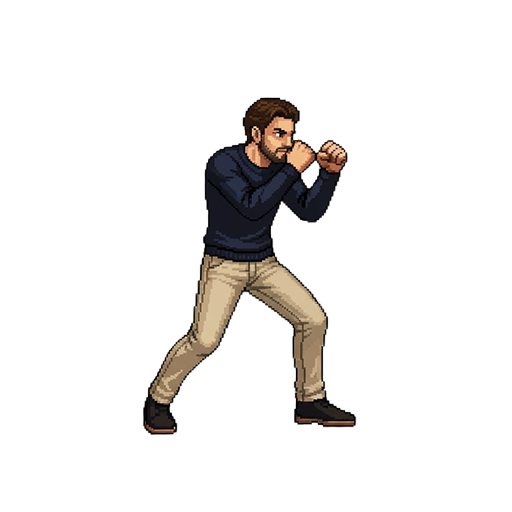
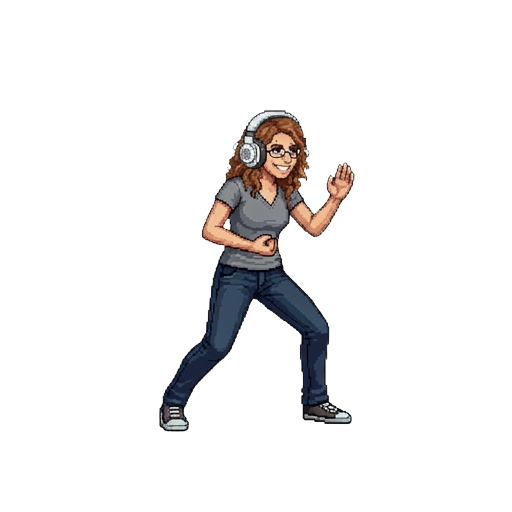
The second (512, 512) image is a revision of the first. Changes to its layers:
hid group "TOMMASO" (1 layers) over [142, 97, 357, 435]
showed group "Chiara Molina" (1 layers) over [158, 109, 356, 433]
renamed "Chiara" to "chiara-molina-2", painted on it over [158, 109, 356, 433]
